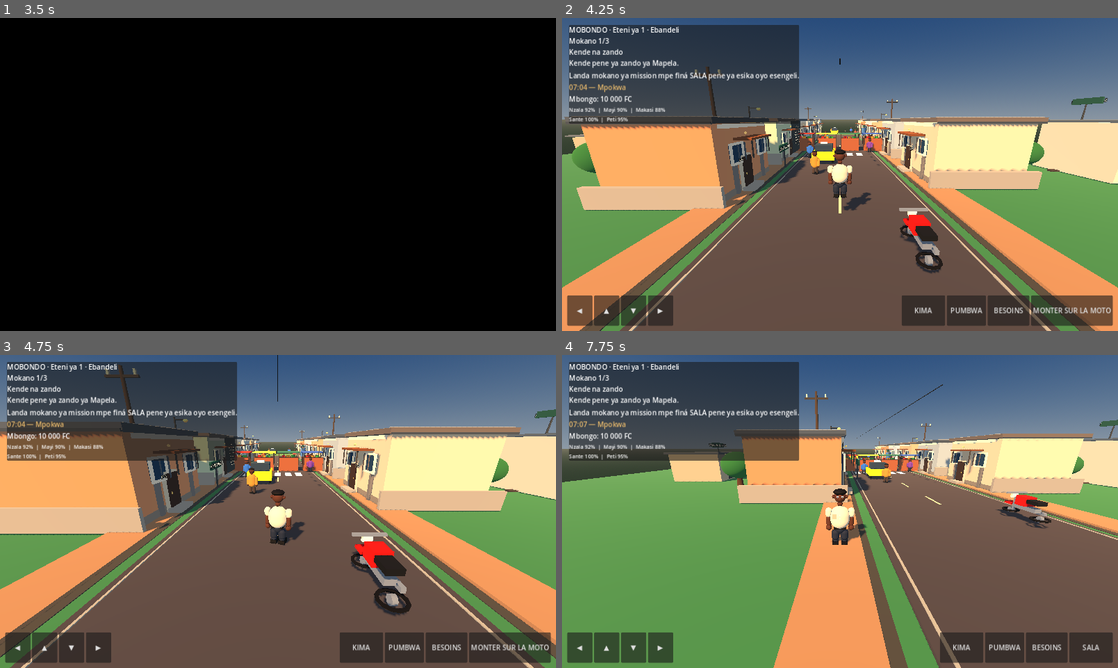
Above: before the commit, frames 1-4 (two rows, left to right).
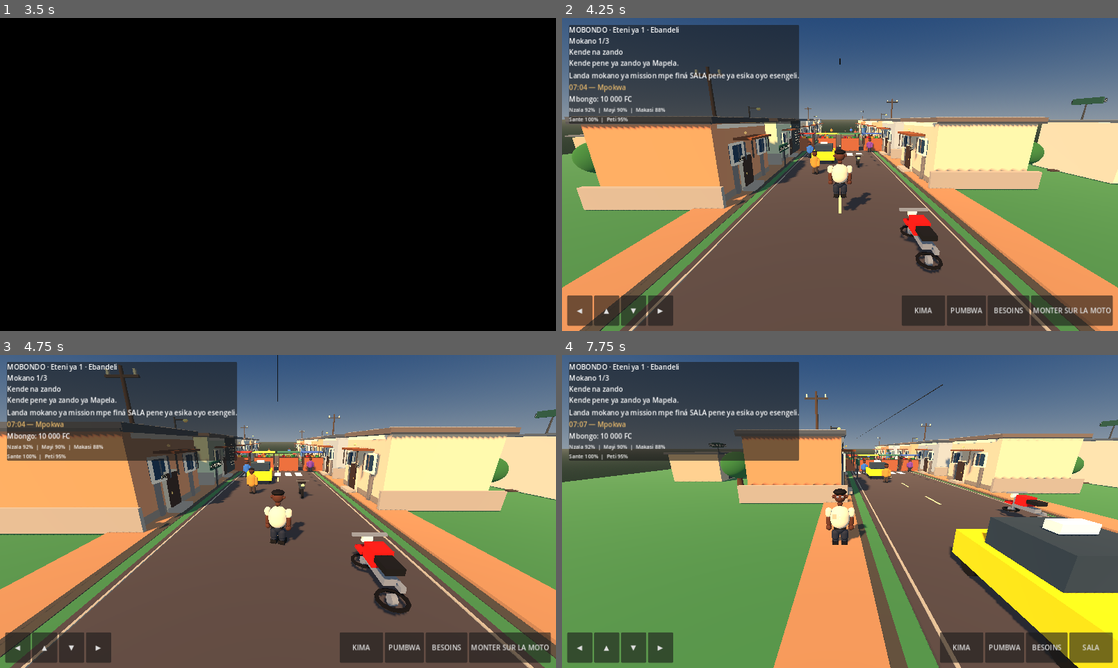
Above: after the commit, the same moments.

Repository: benimandala210-sudo/MOBONDO
Game: Godot game, scene res://scenes/main.tscn
The game is run twice, just before and just after one commit, with the same random seed, the same clock (stepped at 60 frames per second) and the same inputs.
Inputs (mouse positions are in pixels of both pictures, inside the frame that each line leads up to):
- Up to frame 1 (3.5 s): click "BANDÁ KOSALA" at 0.5 s; click "MODE HISTOIRE" at 1.25 s; tap Enter at 2 s; move the mouse to (400, 158) at 2.02 s; hold D (move_right) 2.03-2.75 s; hold Shift (sprint) 2.03-2.75 s; click (400, 158) at 2.17 s; tap Space (jump) at 2.27, 2.75 s; drag from (166, 190) to (250, 237) at 2.77 s
- Up to frame 2 (4.25 s): tap Enter at 3.5 s; move the mouse to (895, 105) at 3.52 s; hold D (move_right) from 3.53 s (still down); hold Shift (sprint) from 3.53 s (still down)
- Up to frame 3 (4.75 s): release D (move_right) at 4.25 s; release Shift (sprint) at 4.25 s; drag from (250, 574) to (111, 464) at 4.27 s
- Up to frame 4 (7.75 s): move the mouse to (1006, 558) at 5.02 s; hold A (move_left) 5.03-5.75 s; hold Shift (sprint) 5.03-5.75 s; tap Space (jump) at 5.27 s; drag from (673, 464) to (756, 433) at 5.77 s; move the mouse to (867, 511) at 6.52 s; hold S (move_back) 6.53-7.25 s; hold Shift (sprint) 6.53-7.25 s; click (867, 511) at 6.67 s; drag from (756, 433) to (728, 527) at 7.27 s

Frame 1 is identical in both runs. In frame 2, less than 0.1% of the frame differs, in the area x 48-55%, y 34-48%; in frame 3, less than 0.1%; in frame 4, 10%, in the area x 51-100%, y 31-100%.

Commit message:
Limit traffic yielding to moving pedestrians

Diff:
--- a/scripts/main.gd
+++ b/scripts/main.gd
@@ -1040,7 +1040,7 @@
 
         # Priorité aux piétons : ralentissement puis arrêt s'ils traversent devant le véhicule.
         for person in pedestrian_nodes:
-            if not is_instance_valid(person) or not person.visible:
+            if not is_instance_valid(person) or not person.visible or not bool(person.get_meta("walks", false)):
                 continue
             var lateral_distance := absf(person.position.x - vehicle.position.x)
             var forward_distance := (person.position.z - vehicle.position.z) * direction
